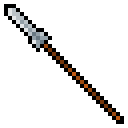
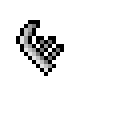
Layer changes from the first 128 x 128 image to the second:
added layer "BladeVoulge" above "Hue/Saturation 1" over <box>16,20,64,76</box>
hid "Blade" (2nd of 2) over <box>4,4,52,52</box>
hid "Grip" (2nd of 2) over <box>40,40,124,124</box>
